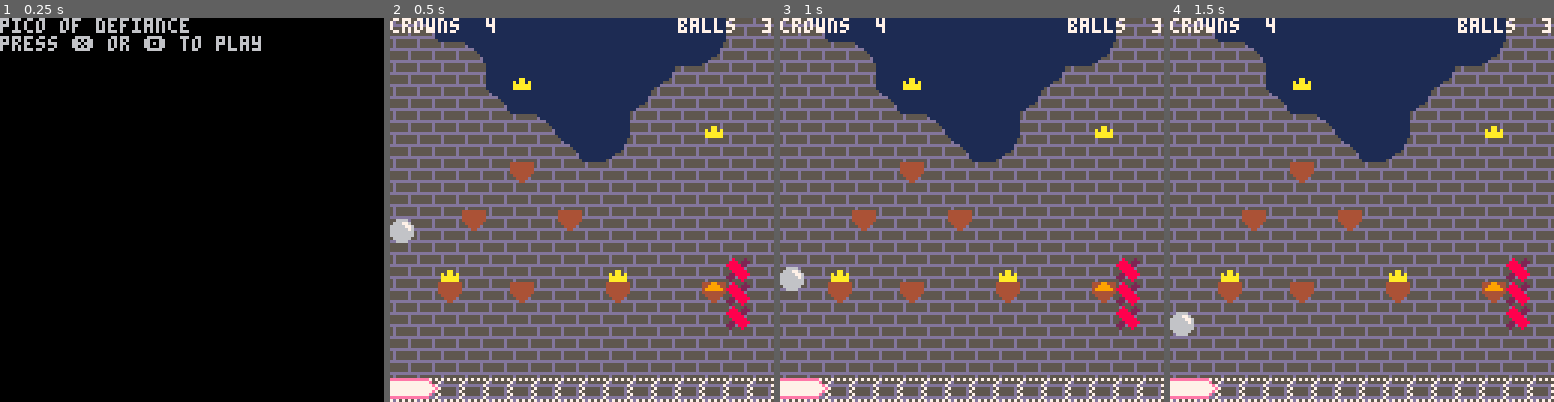
Above: before the commit, frames 1-4 (left to right).
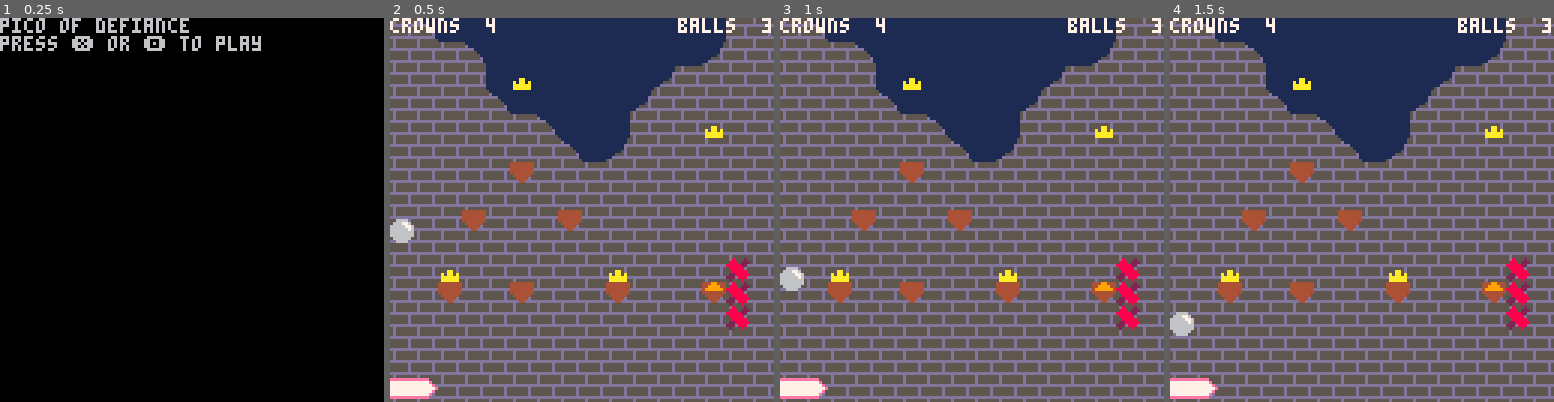
Above: after the commit, the same moments.

Repository: cinghycreations/defiance_of_pico
Game: PICO-8 cartridge defiance.p8
Same seed, same stepped clock (60 frames per second), same inputs: the game is played once before the commit and once after it.
Inputs:
- Up to frame 1 (0.25 s): no input
- Up to frame 2 (0.5 s): tap X (X key) at 0.33 s
- Up to frame 3 (1 s): tap O (Z key) at 0.7 s
- Up to frame 4 (1.5 s): tap X (X key) at 1.07 s

Frame 1 is identical in both runs. In frame 2, 1.3% of the frame differs, in the area x 0-100%, y 93-100%; in frame 3, 1.3%; in frame 4, 1.3%.

Commit message:
Removed ground placeholder tiles

Diff:
--- a/defiance.lua
+++ b/defiance.lua
@@ -1,7 +1,6 @@
 local TILE_EMPTY = 0
 local TILE_CROWN = 3
 local TILE_SHELF = 1
-local TILE_PLATFORM = 5
 local TILE_BOOSTER = 2
 local TILE_SPIKES = 4
 
@@ -101,7 +100,7 @@
 	end
 
 	if session.ball_speed > 0 then
-		if ground_tile == TILE_SHELF or ground_tile == TILE_PLATFORM then
+		if ground_tile == TILE_SHELF or ground_cell[2] == 31 then
 			session.ball_position[2] = ground_cell[2] * 8 - 4
 			session.ball_speed = session.ball_impulse
 		elseif ground_tile == TILE_BOOSTER then
--- a/defiance.p8
+++ b/defiance.p8
@@ -277,7 +277,7 @@
 0000000000000000000000000000000039393939393939393939393939393939000000000000000000000000000000000000000000000000000000000000000000000000000000000000000000000400000000000000000000000000000000000000000000000000000000000000000000000000000000000000000000000000
 0000000000000000000000000000000039393939393939394939393939393939000000000000000000000000000000000000000000000000000000000000000000000000000000000000000000000000000000000000000000000000000000000000000000000000000000000000000000000000000000000000000000000000
 0000000000000000000000000000000039393939393939393939393939393939000000000000000000000000000000000000000000000000000000000000000000000000000000000000000000000000000000000000000000000000000000000000000000000000000000000000000000000000000000000000000000000000
-0000000000000000000000000000000029393939393939393939393939392929000000000000000000000000000000000000000000000000000000000000000005050505050505050505050505050505050505050505050505050505050505050505050505050505050505050505050505050505050505050505050505050505
+0000000000000000000000000000000029393939393939393939393939392929000000000000000000000000000000000000000000000000000000000000000000000000000000000000000000000000000000000000000000000000000000000000000000000000000000000000000000000000000000000000000000000000
 0000000000000000000000000000000019593939393939393939393939391919000000000000000000000000000000000000000000000000000000000000000000000000000000000000000000000000000000000000000000000000000000000000000000000000000000000000000000000000000000000000000000000000
 0000000000000000000000000000000019191959393939393939393939691919000000000000000000000000000000000000000000000000000000000000000000000000000000000000000000000000000000000000000000000000000000000000000000000000000000000000000000000000000000000000000000000000
 0000000000000000000000000000000019191919393939393939396919191919000000000000000000000000000000000000000000000000000000000000000000000000000000000000000000000000000000000000000000000000000000000000000000000000000000000000000000000000000000000000000000000000
@@ -293,36 +293,36 @@
 0000000000000000000000000000000019191919191919191919191919191919000000000000000000000000000000000000000000000000000000000000000000000000000000000000000000000000000000000000000000000000000000000000000000000000000000000000000000000000000000000000000000000000
 0000000000000000000000000000000019191919191919191919191919191919000000000000000000000000000000000000000000000000000000000000000000000000000000000000000000000000000000000000000000000000000000000000000000000000000000000000000000000000000000000000000000000000
 0000000000000000000000000000000019191919191919191919191919191919000000000000000000000000000000000000000000000000000000000000000000000000000000000000000000000000000000000000000000000000000000000000000000000000000000000000000000000000000000000000000000000000
-0000000000000000000000000000000019191919191919191919191919191919000000000000000000000000000000000000000000000000000000000000000005050505050505050505050505050505050505050505050505050505050505050505050505050505050505050505050505050505050505050505050505050505
-0000000000000000000000000000000000000000000000000000000000000000000000000000000000000000000000000000000000000000000000000000000000000000000000000000000000000000000000000000000000000000000000000000000000000000000000000000000000000000000000000000000000000000
-0000000000000000000000000000000000000000000000000000000000000000000000000000000000000000000000000000000000000000000000000000000000000000000000000000000000000000000000000000000000000000000000000000000000000000000000000000000000000000000000000000000000000000
-0000000000000000000000000000000000000000000000000000000000000000000000000000000000000000000000000000000000000000000000000000000000000000000000000000000000000000000000000000000000000000000000000000000000000000000000000000000000000000000000000000000000000000
-0000000000000000000000000000000000000000000000000000000000000000000000000000000000000000000000000000000000000000000000000000000000000000000000000000000000000000000000000000000000000000000000000000000000000000000000000000000000000000000000000000000000000000
-0000000000000000000000000000000000000000000000000000000000000000000000000000000000000000000000000000000000000000000000000000000000000000000000000000000000000000000000000000000000000000000000000000000000000000000000000000000000000000000000000000000000000000
-0000000000000000000000000000000000000000000000000000000000000000000000000000000000000000000000000000000000000000000000000000000000000000000000000000000000000000000000000000000000000000000000000000000000000000000000000000000000000000000000000000000000000000
-0000000000000000000000000000000000000000000000000000000000000000000000000000000000000000000000000000000000000000000000000000000000000000000000000000000000000000000000000000000000000000000000000000000000000000000000000000000000000000000000000000000000000000
-0000000000000000000000000000000000000000000000000000000000000000000000000000000000000000000000000000000000000000000000000000000000000000000000000000000000000000000000000000000000000000000000000000000000000000000000000000000000000000000000000000000000000000
-0000000000000000000000000000000000000000000000000000000000000000000000000000000000000000000000000000000000000000000000000000000000000000000000000000000000000000000000000000000000000000000000000000000000000000000000000000000000000000000000000000000000000000
-0000000000000000000000000000000000000000000000000000000000000000000000000000000000000000000000000000000000000000000000000000000000000000000000000000000000000000000000000000000000000000000000000000000000000000000000000000000000000000000000000000000000000000
-0000000000000000000000000000000000000000000000000000000000000000000000000000000000000000000000000000000000000000000000000000000000000000000000000000000000000000000000000000000000000000000000000000000000000000000000000000000000000000000000000000000000000000
-0000000000000000000000000000000000000000000000000000000000000000000000000000000000000000000000000000000000000000000000000000000000000000000000000000000000000000000000000000000000000000000000000000000000000000000000000000000000000000000000000000000000000000
-0000000000000000000000000000000000000000000000000000000000000000000000000000000000000000000000000000000000000000000000000000000000000000000000000000000000000000000000000000000000000000000000000000000000000000000000000000000000000000000000000000000000000000
-0000000000000000000000000000000000000000000000000000000000000000000000000000000000000000000000000000000000000000000000000000000000000000000000000000000000000000000000000000000000000000000000000000000000000000000000000000000000000000000000000000000000000000
-0000000000000000000000000000000000000000000000000000000000000000000000000000000000000000000000000000000000000000000000000000000000000000000000000000000000000000000000000000000000000000000000000000000000000000000000000000000000000000000000000000000000000000
-0000000000000000000000000000000000000000000000000000000000000000000000000000000000000000000000000000000000000000000000000000000000000000000000000000000000000000000000000000000000000000000000000000000000000000000000000000000000000000000000000000000000000000
-0000000000000000000000000000000000000000000000000000000000000000000000000000000000000000000000000000000000000000000000000000000000000000000000000000000000000000000000000000000000000000000000000000000000000000000000000000000000000000000000000000000000000000
-0000000000000000000000000000000000000000000000000000000000000000000000000000000000000000000000000000000000000000000000000000000000000000000000000000000000000000000000000000000000000000000000000000000000000000000000000000000000000000000000000000000000000000
-0000000000000000000000000000000000000000000000000000000000000000000000000000000000000000000000000000000000000000000000000000000000000000000000000000000000000000000000000000000000000000000000000000000000000000000000000000000000000000000000000000000000000000
-0000000000000000000000000000000000000000000000000000000000000000000000000000000000000000000000000000000000000000000000000000000000000000000000000000000000000000000000000000000000000000000000000000000000000000000000000000000000000000000000000000000000000000
-0000000000000000000000000000000000000000000000000000000000000000000000000000000000000000000000000000000000000000000000000000000000000000000000000000000000000000000000000000000000000000000000000000000000000000000000000000000000000000000000000000000000000000
-0000000000000000000000000000000000000000000000000000000000000000000000000000000000000000000000000000000000000000000000000000000000000000000000000000000000000000000000000000000000000000000000000000000000000000000000000000000000000000000000000000000000000000
-0000000000000000000000000000000000000000000000000000000000000000000000000000000000000000000000000000000000000000000000000000000000000000000000000000000000000000000000000000000000000000000000000000000000000000000000000000000000000000000000000000000000000000
-0000000000000000000000000000000000000000000000000000000000000000000000000000000000000000000000000000000000000000000000000000000000000000000000000000000000000000000000000000000000000000000000000000000000000000000000000000000000000000000000000000000000000000
-0000000000000000000000000000000000000000000000000000000000000000000000000000000000000000000000000000000000000000000000000000000000000000000000000000000000000000000000000000000000000000000000000000000000000000000000000000000000000000000000000000000000000000
-0000000000000000000000000000000000000000000000000000000000000000000000000000000000000000000000000000000000000000000000000000000000000000000000000000000000000000000000000000000000000000000000000000000000000000000000000000000000000000000000000000000000000000
-0000000000000000000000000000000000000000000000000000000000000000000000000000000000000000000000000000000000000000000000000000000000000000000000000000000000000000000000000000000000000000000000000000000000000000000000000000000000000000000000000000000000000000
-0000000000000000000000000000000000000000000000000000000000000000000000000000000000000000000000000000000000000000000000000000000000000000000000000000000000000000000000000000000000000000000000000000000000000000000000000000000000000000000000000000000000000000
-0000000000000000000000000000000000000000000000000000000000000000000000000000000000000000000000000000000000000000000000000000000000000000000000000000000000000000000000000000000000000000000000000000000000000000000000000000000000000000000000000000000000000000
-0000000000000000000000000000000000000000000000000000000000000000000000000000000000000000000000000000000000000000000000000000000000000000000000000000000000000000000000000000000000000000000000000000000000000000000000000000000000000000000000000000000000000000
-0000000000000000000000000000000000000000000000000000000000000000000000000000000000000000000000000000000000000000000000000000000000000000000000000000000000000000000000000000000000000000000000000000000000000000000000000000000000000000000000000000000000000000
-0505050505050505050505050505050505050505050505050505050505050505050505050505050505050505050505050505050505050505050505050505050505050505050505050505050505050505050505050505050505050505050505050505050505050505050505050505050505050505050505050505050505050505
+0000000000000000000000000000000019191919191919191919191919191919000000000000000000000000000000000000000000000000000000000000000000000000000000000000000000000000000000000000000000000000000000000000000000000000000000000000000000000000000000000000000000000000
+0000000000000000000000000000000000000000000000000000000000000000000000000000000000000000000000000000000000000000000000000000000000000000000000000000000000000000000000000000000000000000000000000000000000000000000000000000000000000000000000000000000000000000
+0000000000000000000000000000000000000000000000000000000000000000000000000000000000000000000000000000000000000000000000000000000000000000000000000000000000000000000000000000000000000000000000000000000000000000000000000000000000000000000000000000000000000000
+0000000000000000000000000000000000000000000000000000000000000000000000000000000000000000000000000000000000000000000000000000000000000000000000000000000000000000000000000000000000000000000000000000000000000000000000000000000000000000000000000000000000000000
+0000000000000000000000000000000000000000000000000000000000000000000000000000000000000000000000000000000000000000000000000000000000000000000000000000000000000000000000000000000000000000000000000000000000000000000000000000000000000000000000000000000000000000
+0000000000000000000000000000000000000000000000000000000000000000000000000000000000000000000000000000000000000000000000000000000000000000000000000000000000000000000000000000000000000000000000000000000000000000000000000000000000000000000000000000000000000000
+0000000000000000000000000000000000000000000000000000000000000000000000000000000000000000000000000000000000000000000000000000000000000000000000000000000000000000000000000000000000000000000000000000000000000000000000000000000000000000000000000000000000000000
+0000000000000000000000000000000000000000000000000000000000000000000000000000000000000000000000000000000000000000000000000000000000000000000000000000000000000000000000000000000000000000000000000000000000000000000000000000000000000000000000000000000000000000
+0000000000000000000000000000000000000000000000000000000000000000000000000000000000000000000000000000000000000000000000000000000000000000000000000000000000000000000000000000000000000000000000000000000000000000000000000000000000000000000000000000000000000000
+0000000000000000000000000000000000000000000000000000000000000000000000000000000000000000000000000000000000000000000000000000000000000000000000000000000000000000000000000000000000000000000000000000000000000000000000000000000000000000000000000000000000000000
+0000000000000000000000000000000000000000000000000000000000000000000000000000000000000000000000000000000000000000000000000000000000000000000000000000000000000000000000000000000000000000000000000000000000000000000000000000000000000000000000000000000000000000
+0000000000000000000000000000000000000000000000000000000000000000000000000000000000000000000000000000000000000000000000000000000000000000000000000000000000000000000000000000000000000000000000000000000000000000000000000000000000000000000000000000000000000000
+0000000000000000000000000000000000000000000000000000000000000000000000000000000000000000000000000000000000000000000000000000000000000000000000000000000000000000000000000000000000000000000000000000000000000000000000000000000000000000000000000000000000000000
+0000000000000000000000000000000000000000000000000000000000000000000000000000000000000000000000000000000000000000000000000000000000000000000000000000000000000000000000000000000000000000000000000000000000000000000000000000000000000000000000000000000000000000
+0000000000000000000000000000000000000000000000000000000000000000000000000000000000000000000000000000000000000000000000000000000000000000000000000000000000000000000000000000000000000000000000000000000000000000000000000000000000000000000000000000000000000000
+0000000000000000000000000000000000000000000000000000000000000000000000000000000000000000000000000000000000000000000000000000000000000000000000000000000000000000000000000000000000000000000000000000000000000000000000000000000000000000000000000000000000000000
+0000000000000000000000000000000000000000000000000000000000000000000000000000000000000000000000000000000000000000000000000000000000000000000000000000000000000000000000000000000000000000000000000000000000000000000000000000000000000000000000000000000000000000
+0000000000000000000000000000000000000000000000000000000000000000000000000000000000000000000000000000000000000000000000000000000000000000000000000000000000000000000000000000000000000000000000000000000000000000000000000000000000000000000000000000000000000000
+0000000000000000000000000000000000000000000000000000000000000000000000000000000000000000000000000000000000000000000000000000000000000000000000000000000000000000000000000000000000000000000000000000000000000000000000000000000000000000000000000000000000000000
+0000000000000000000000000000000000000000000000000000000000000000000000000000000000000000000000000000000000000000000000000000000000000000000000000000000000000000000000000000000000000000000000000000000000000000000000000000000000000000000000000000000000000000
+0000000000000000000000000000000000000000000000000000000000000000000000000000000000000000000000000000000000000000000000000000000000000000000000000000000000000000000000000000000000000000000000000000000000000000000000000000000000000000000000000000000000000000
+0000000000000000000000000000000000000000000000000000000000000000000000000000000000000000000000000000000000000000000000000000000000000000000000000000000000000000000000000000000000000000000000000000000000000000000000000000000000000000000000000000000000000000
+0000000000000000000000000000000000000000000000000000000000000000000000000000000000000000000000000000000000000000000000000000000000000000000000000000000000000000000000000000000000000000000000000000000000000000000000000000000000000000000000000000000000000000
+0000000000000000000000000000000000000000000000000000000000000000000000000000000000000000000000000000000000000000000000000000000000000000000000000000000000000000000000000000000000000000000000000000000000000000000000000000000000000000000000000000000000000000
+0000000000000000000000000000000000000000000000000000000000000000000000000000000000000000000000000000000000000000000000000000000000000000000000000000000000000000000000000000000000000000000000000000000000000000000000000000000000000000000000000000000000000000
+0000000000000000000000000000000000000000000000000000000000000000000000000000000000000000000000000000000000000000000000000000000000000000000000000000000000000000000000000000000000000000000000000000000000000000000000000000000000000000000000000000000000000000
+0000000000000000000000000000000000000000000000000000000000000000000000000000000000000000000000000000000000000000000000000000000000000000000000000000000000000000000000000000000000000000000000000000000000000000000000000000000000000000000000000000000000000000
+0000000000000000000000000000000000000000000000000000000000000000000000000000000000000000000000000000000000000000000000000000000000000000000000000000000000000000000000000000000000000000000000000000000000000000000000000000000000000000000000000000000000000000
+0000000000000000000000000000000000000000000000000000000000000000000000000000000000000000000000000000000000000000000000000000000000000000000000000000000000000000000000000000000000000000000000000000000000000000000000000000000000000000000000000000000000000000
+0000000000000000000000000000000000000000000000000000000000000000000000000000000000000000000000000000000000000000000000000000000000000000000000000000000000000000000000000000000000000000000000000000000000000000000000000000000000000000000000000000000000000000
+0000000000000000000000000000000000000000000000000000000000000000000000000000000000000000000000000000000000000000000000000000000000000000000000000000000000000000000000000000000000000000000000000000000000000000000000000000000000000000000000000000000000000000
+0000000000000000000000000000000000000000000000000000000000000000000000000000000000000000000000000000000000000000000000000000000000000000000000000000000000000000000000000000000000000000000000000000000000000000000000000000000000000000000000000000000000000000
+0000000000000000000000000000000000000000000000000000000000000000000000000000000000000000000000000000000000000000000000000000000000000000000000000000000000000000000000000000000000000000000000000000000000000000000000000000000000000000000000000000000000000000
Not shown, changed: map.tmj
